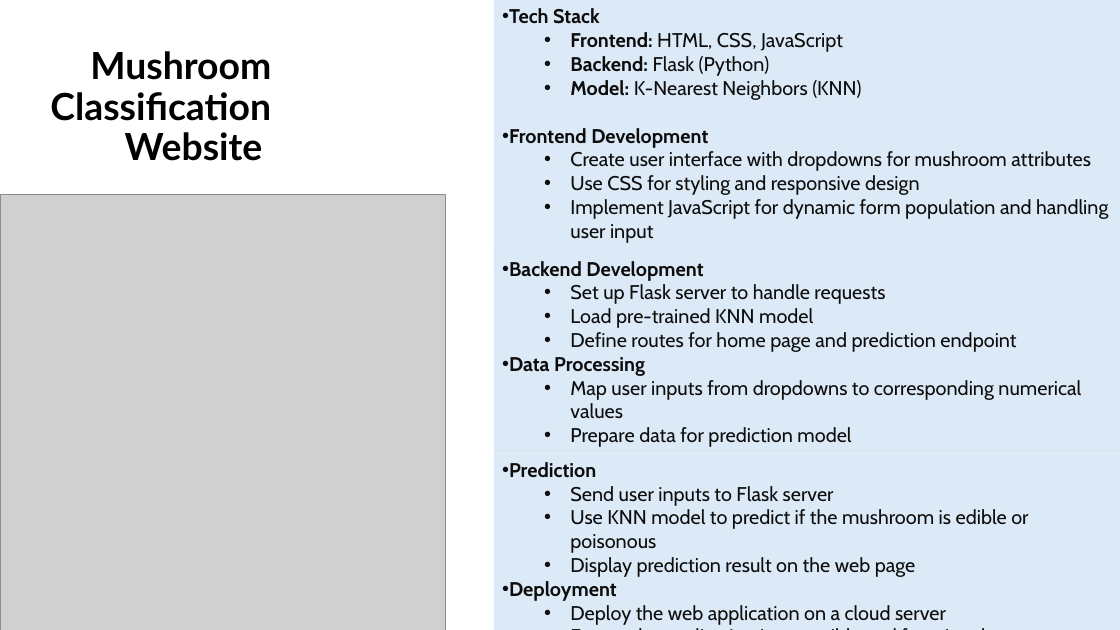
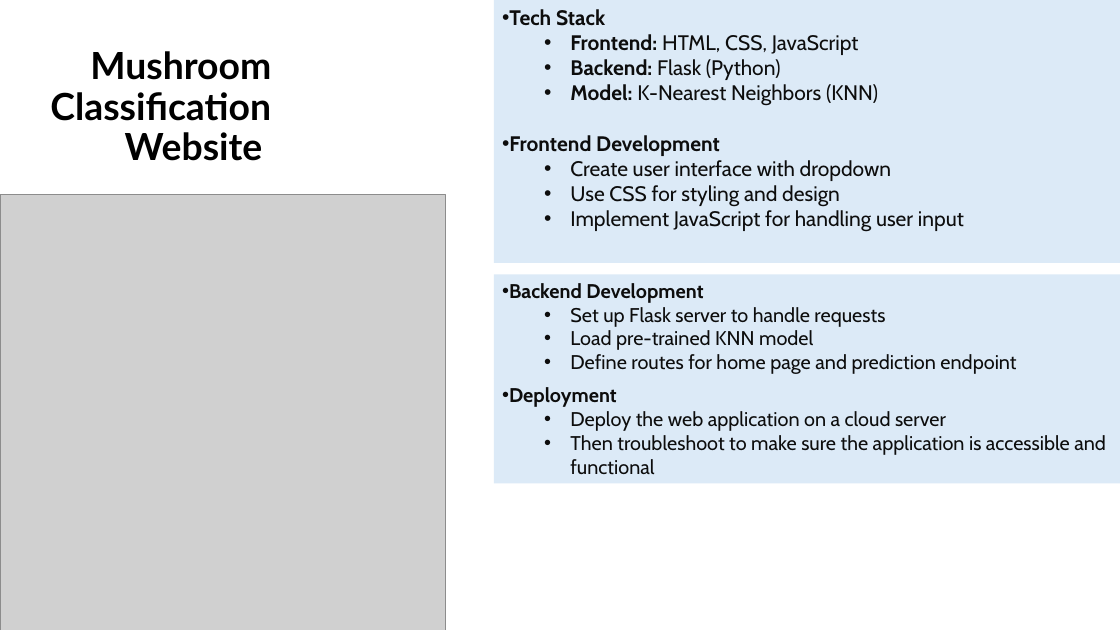
Before and after one commit to mjhihi/project4_team1, a slide deck: slide 9 of Mushroom Classification.pptx. Drawn at 1120x630 pixels with LibreOffice and Linux fonts; fonts in the diff are those of the drawing; grey boxes stand for pictures. Boxes give left, top, right and bottom in pixels: in the first picture for what was removed or moved away, otherwise in the second. Text is boxed around its words. In the diff, an @@ line names an element or a change of style, - is before the commit and + after.

```diff
--- a/Mushroom Classification.pptx
+++ b/Mushroom Classification.pptx
@@ rectangle "Tech Stack": place and size @@
-rectangle "Tech Stack" at [494, 0, 1120, 274]
+rectangle "Tech Stack" at [494, 0, 1120, 263]
@@ text in rectangle at [509, 9, 878, 156]: size 17 to 18 pt in "Tech Stack", "Frontend: HTML, CSS, JavaScript", "Backend: Flask (Python)", "Model: K-Nearest Neighbors (KNN)" and 1 more places @@
@@ text in rectangle at [570, 160, 964, 232]: text changed; size 17 to 18 pt @@
-  • Create user interface with dropdowns for mushroom attributes
-  • Use CSS for styling and responsive design
-  • Implement JavaScript for dynamic form population and handling user input
+  • Create user interface with dropdown
+  • Use CSS for styling and design
+  • Implement JavaScript for handling user input
@@ rectangle "Backend Development": place and size @@
-rectangle "Backend Development" at [509, 261, 1081, 447]
+rectangle "Backend Development" at [494, 274, 1120, 379]
@@ text in rectangle at [509, 357, 1081, 447]: paragraphs removed @@
-• Data Processing
-  • Map user inputs from dropdowns to corresponding numerical values
-  • Prepare data for prediction model
@@ rectangle "Deployment": place and size @@
-rectangle "Deployment" at [509, 462, 1028, 625]
+rectangle "Deployment" at [494, 379, 1120, 484]
@@ text in rectangle at [570, 435, 1106, 475]: text changed @@
-  • Ensure the application is accessible and functional
+  • Then troubleshoot to make sure the application is accessible and functional
@@ text in rectangle at [509, 462, 1028, 577]: paragraphs removed @@
-• Prediction
-  • Send user inputs to Flask server
-  • Use KNN model to predict if the mushroom is edible or poisonous
-  • Display prediction result on the web page
```
Also in this commit, not shown: 1 other slide changed.
